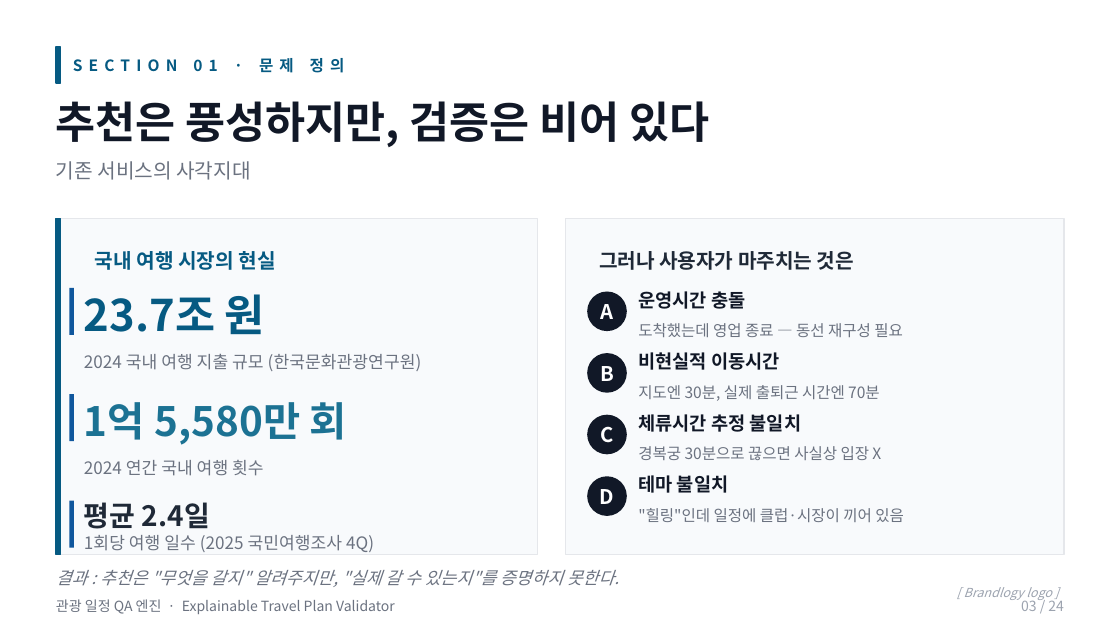
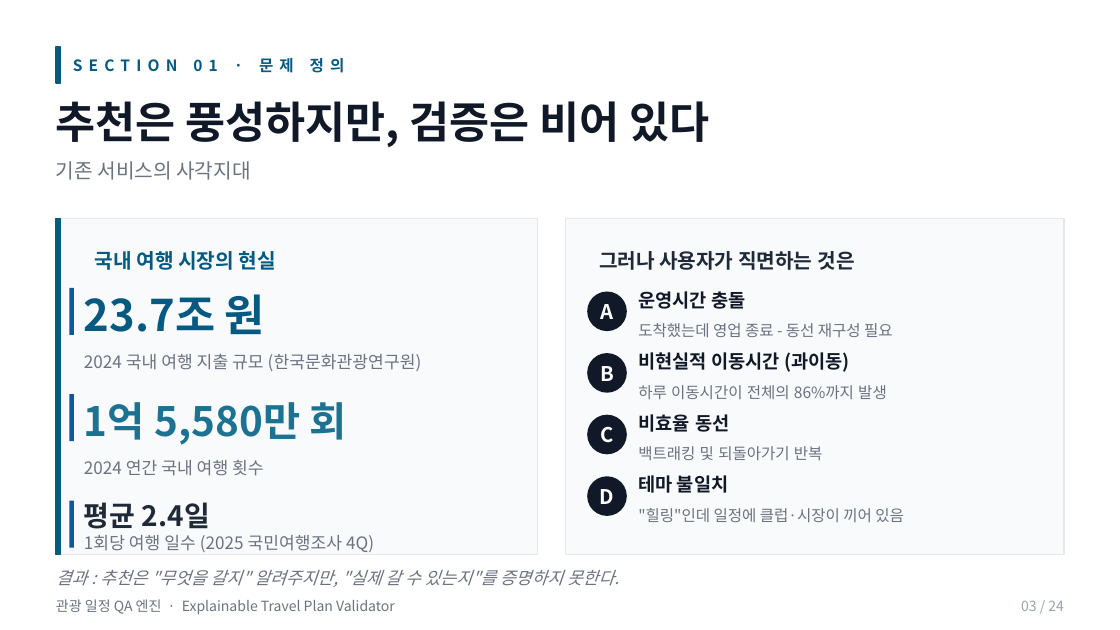
Before and after one commit to multiful/Explainable-Travel-Plan-Validator, a slide deck: slide 3 of gun/data/Travel_QA_Engine_2026_v3_final.pptx. Drawn at 1120x630 pixels with LibreOffice and Linux fonts; fonts in the diff are those of the drawing. Boxes give left, top, right and bottom in pixels: in the first picture for what was removed or moved away, otherwise in the second. Text is boxed around its words. In the diff, an @@ line names an element or a change of style, - is before the commit and + after.

```diff
--- a/gun/data/Travel_QA_Engine_2026_v3_final.pptx
+++ b/gun/data/Travel_QA_Engine_2026_v3_final.pptx
@@ text at box(599, 251, 855, 270): text changed @@
-그러나 사용자가 마주치는 것은
+그러나 사용자가 직면하는 것은
@@ text at box(638, 323, 893, 337): text changed @@
-도착했는데 영업 종료 — 동선 재구성 필요
+도착했는데 영업 종료 - 동선 재구성 필요
@@ text at box(638, 352, 850, 372): text changed @@
-비현실적 이동시간
+비현실적 이동시간 (과이동)
@@ text at box(638, 385, 887, 399): text changed @@
-지도엔 30분, 실제 출퇴근 시간엔 70분
+하루 이동시간이 전체의 86%까지 발생
@@ text at box(638, 414, 729, 432): text changed @@
-체류시간 추정 불일치
+비효율 동선
@@ text at box(638, 446, 823, 460): text changed @@
-경복궁 30분으로 끊으면 사실상 입장 X
+백트래킹 및 되돌아가기 반복
@@ text removed at box(964, 587, 1051, 601) @@
-[ Brandlogy logo ]
```
Also in this commit, not shown: 5 other slides changed, 1 slide added, 1 other file.
